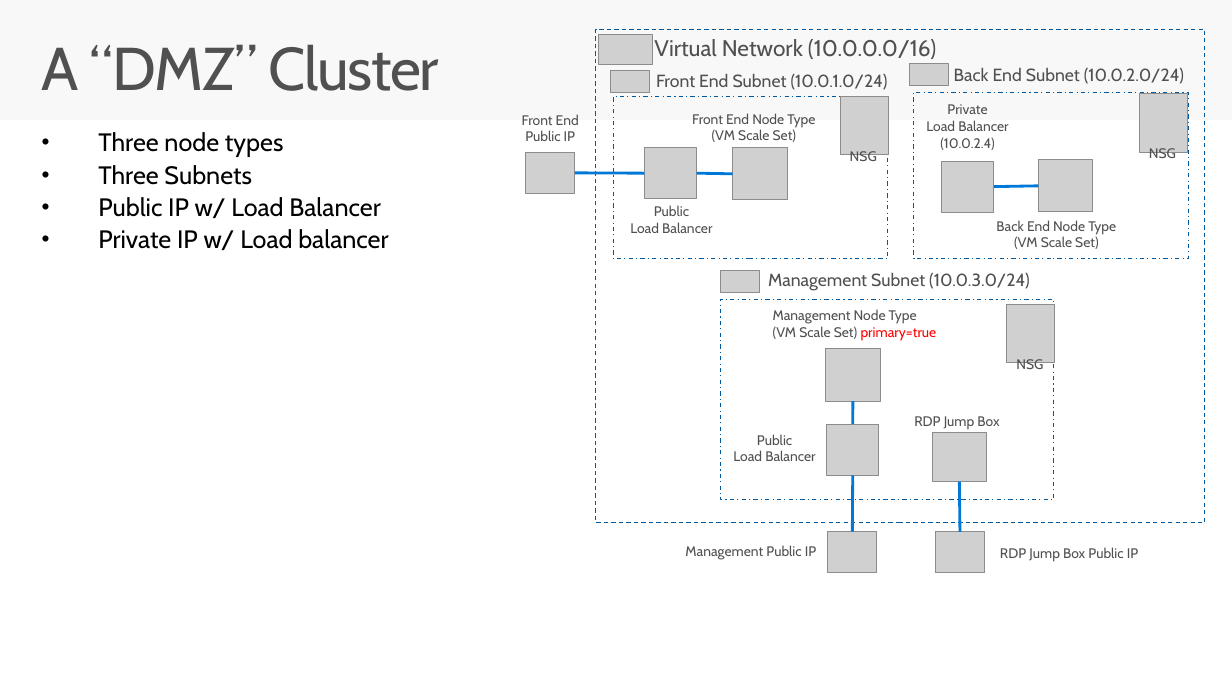
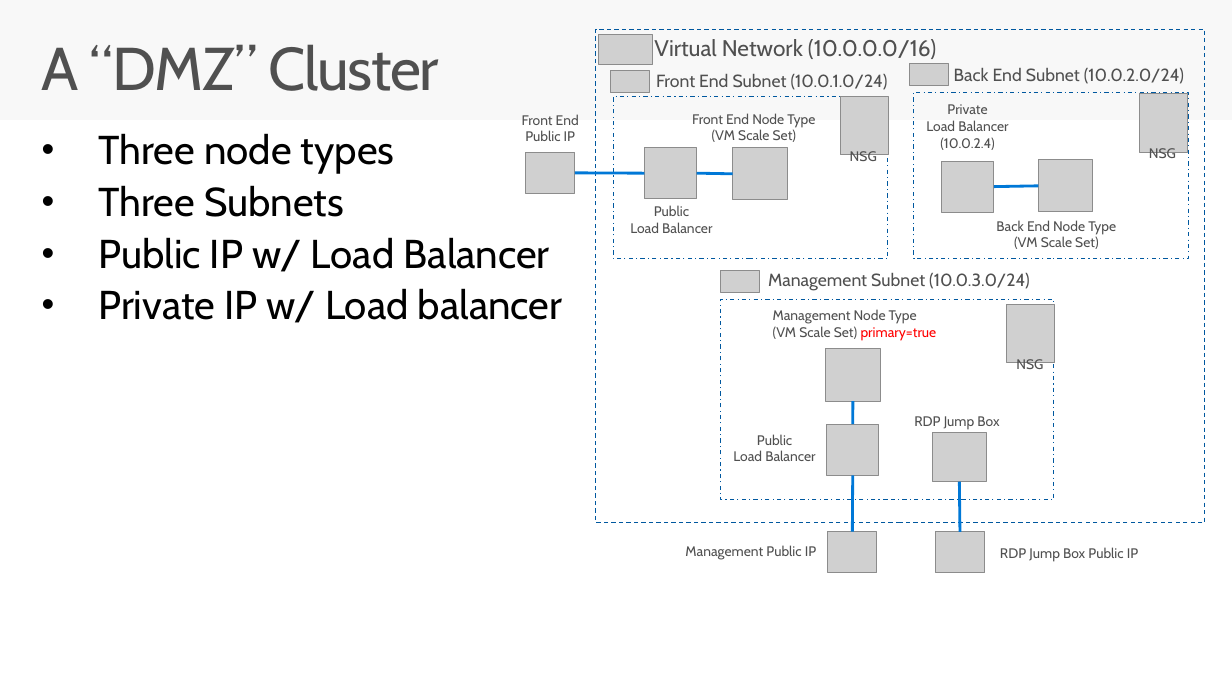
Before and after one commit to brentstineman/PersonalStuff, a slide deck: slide 13 of Presentations/Service Fabric/ServiceFabric - Real World.pptx (slide 12 before the commit). Drawn at 1232x693 pixels with LibreOffice and Linux fonts; fonts in the diff are those of the drawing; grey boxes stand for pictures. Boxes give left, top, right and bottom in pixels: in the first picture for what was removed or moved away, otherwise in the second. Text is boxed around its words. In the diff, an @@ line names an element or a change of style, - is before the commit and + after.

Commit message:
added new slides for OS Update/patching and cluster sizing

```diff
--- a/Presentations/Service Fabric/ServiceFabric - Real World.pptx
+++ b/Presentations/Service Fabric/ServiceFabric - Real World.pptx
@@ text "Three node types" at [98,133,563,323]: size 20 to 32 pt; more space between paragraphs @@
```
Also in this commit, not shown: 6 other slides changed, 2 slides added.
